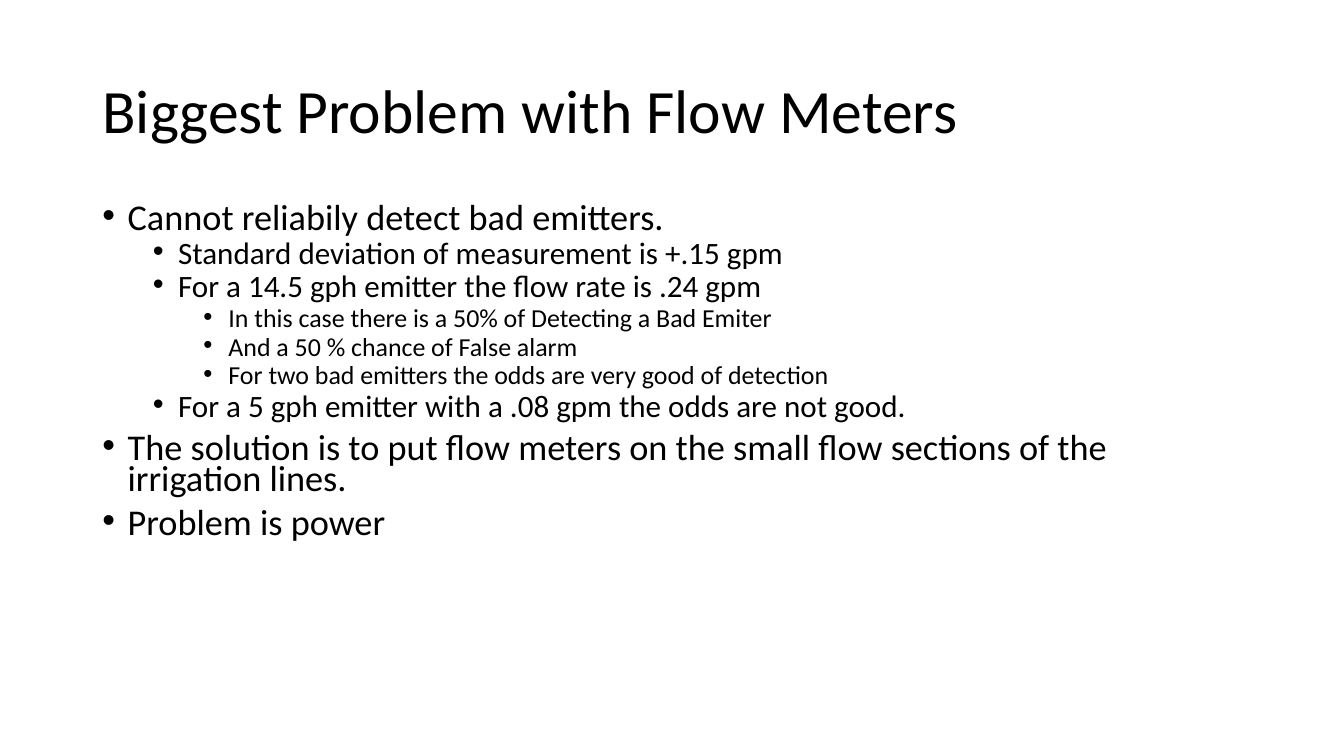
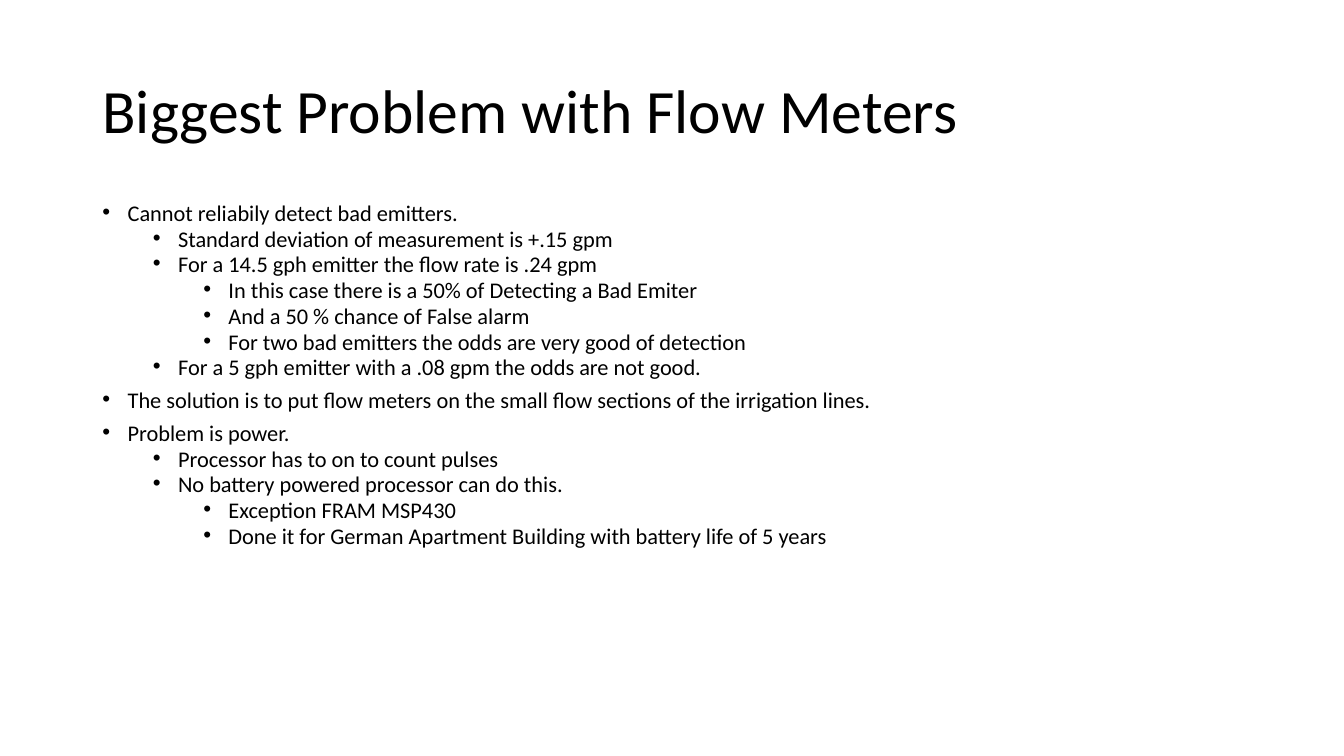
Before and after one commit to NanoDataCenter/nano_data_center, a slide deck: slide 5 of presentations/session_2/IOT Power Considerations.pptx. Drawn at 1344x756 pixels with LibreOffice and Linux fonts; fonts in the diff are those of the drawing. Boxes give left, top, right and bottom in pixels: in the first picture for what was removed or moved away, otherwise in the second. Text is boxed around its words. In the diff, an @@ line names an element or a change of style, - is before the commit and + after.

```diff
--- a/presentations/session_2/IOT Power Considerations.pptx
+++ b/presentations/session_2/IOT Power Considerations.pptx
@@ text at [128,205,870,412]: size 25.9 to 16 pt in "Cannot reliabily detect bad emitters.", "The solution is to put flow meters ..."; size 22.2 to 16 pt in "Standard deviation of measurement is +.15 gpm", "For a 14.5 gph emitter the flow ...", "For a 5 gph emitter with a ..."; size 18.5 to 16 pt in "In this case there is a 50% ...", "And a 50 % chance of False ...", "For two bad emitters the odds are ..." @@
@@ text at [128,425,827,548]: text changed; size 25.9 to 16 pt @@
-• Problem is power
+• Problem is power.
+  • Processor has to on to count pulses
+  • No battery powered processor can do this.
+    • Exception FRAM MSP430
+    • Done it for German Apartment Building with battery life of 5 years
```
Also in this commit, not shown: 1 other slide changed, 1 other file.
